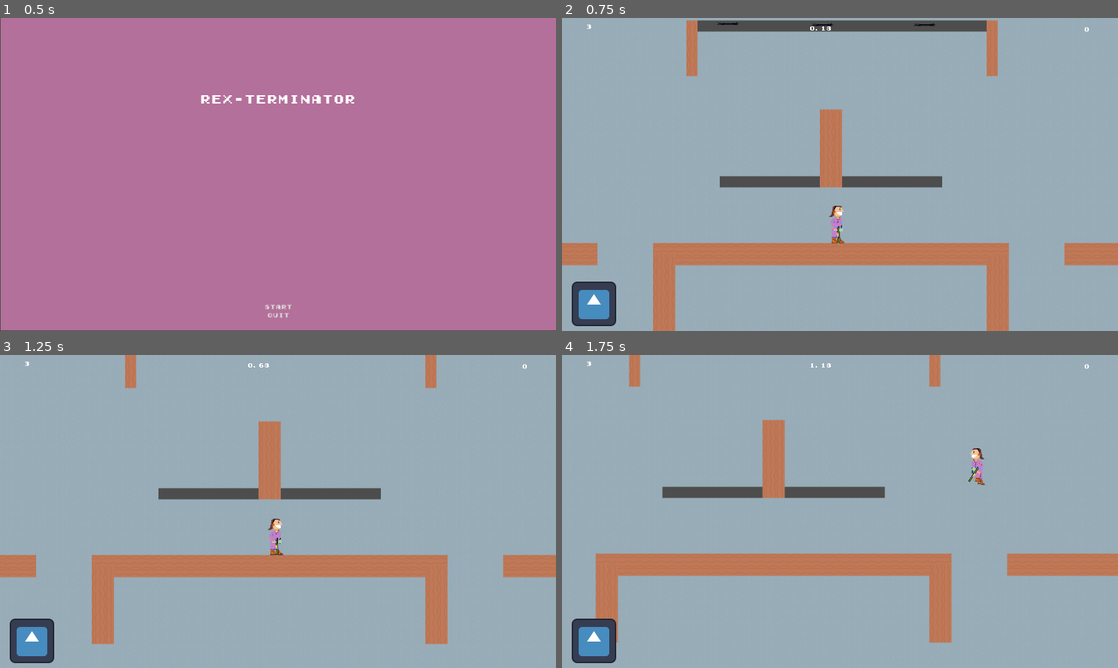
Above: before the commit, frames 1-4 (two rows, left to right).
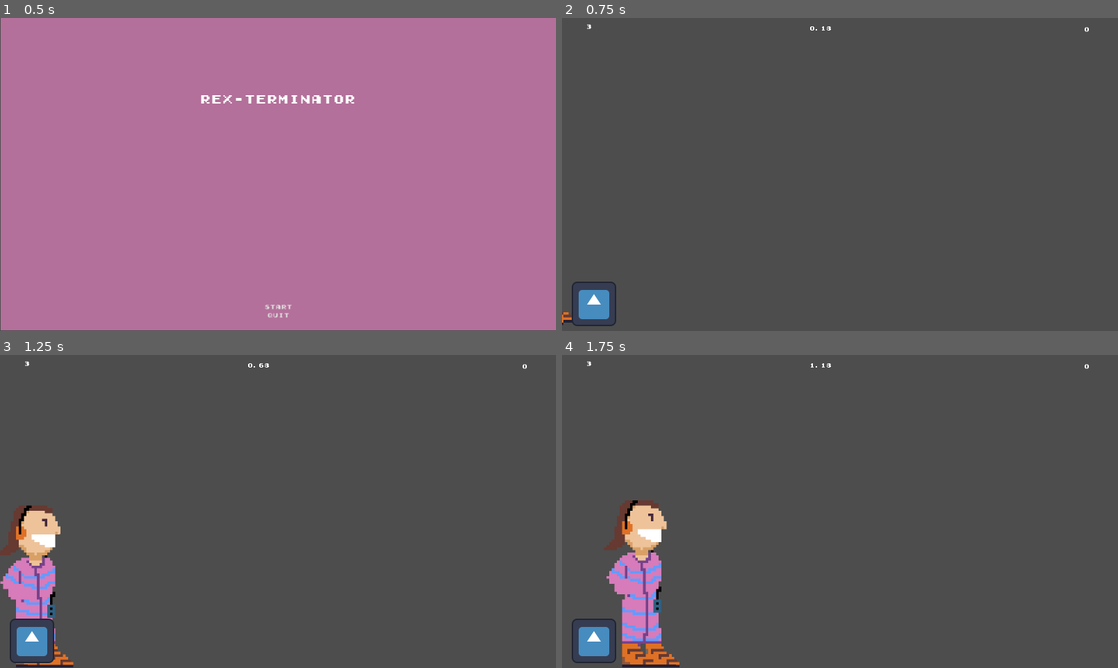
Above: after the commit, the same moments.

Repository: deruitda/ludum-dare-56
Game: Godot game, scene res://scenes/core/main.tscn
Same seed, same stepped clock (60 frames per second), same inputs: the game is played once before the commit and once after it. This scene is started directly instead of the project's main scene. The engine's default icon, where the game draws it, is replaced by a stand-in: a white triangle on a blue panel in a dark square. Sound files missing from this copy of the repository are replaced by a short silence.
Inputs (mouse positions are in pixels of both pictures, inside the frame that each line leads up to):
- Up to frame 1 (0.5 s): no input
- Up to frame 2 (0.75 s): click "Start" at 0.5 s
- Up to frame 3 (1.25 s): no input
- Up to frame 4 (1.75 s): move the mouse to (962, 495) at 1.27 s; hold D (move_right) from 1.28 s (still down); tap Shift (dash) at 1.35 s; tap Space (jump) at 1.52 s

Frame 1 is identical in both runs. In frame 2, 96% of the frame differs, in the area x 0-100%, y 0-100%; in frame 3, 98%; in frame 4, 98%.

Commit message:
shrinking and walking in

Diff:
--- a/globals/signal_bus.gd
+++ b/globals/signal_bus.gd
@@ -17,3 +17,5 @@
 signal enemy_died(name: String)
 
 signal set_new_checkpoint(new_checkpoint: Checkpoint)
+
+signal opening_cutscene_finished()
--- a/scenes/core/world.gd
+++ b/scenes/core/world.gd
@@ -2,10 +2,14 @@
 class_name World
 
 @export var current_level : PackedScene
-
+const OPENING_SCENE = preload("res://scenes/levels/opening_scene.tscn")
 # Called when the node enters the scene tree for the first time.
 func _ready() -> void:
-	SignalBus.start_game.connect(on_load_level) # Replace with function body.
+	SignalBus.start_game.connect(start_opening_cutscene) # Replace with function body.
+	SignalBus.opening_cutscene_finished.connect(start_opening_cutscene)
+
+func start_opening_cutscene():
+	add_child(OPENING_SCENE.instantiate())
 
 func on_load_level() -> void:
 	add_child(current_level.instantiate())
--- a/scenes/levels/opening_scene.gd
+++ b/scenes/levels/opening_scene.gd
@@ -3,8 +3,8 @@
 @onready var wait_timer: Timer
 
 
-var INITIAL_IDLE_TIME = 0.1
-var IDLE_BEFORE_PUTTING_IN_HEADPHONES = 0.2
+var INITIAL_IDLE_TIME = 2.0
+var IDLE_BEFORE_PUTTING_IN_HEADPHONES = 1.0
 
 # Called when the node enters the scene tree for the first time.
 func _ready() -> void:
@@ -52,3 +52,13 @@
 func _on_idle_before_shrink_timeout():
 	wait_timer.timeout.disconnect(_on_idle_before_shrink_timeout)
 	rex.set_is_shrinking(rex.scale)
+
+
+func _on_rex_done_shrinking() -> void:
+	wait_timer.timeout.connect(_on_done_walking_out_timeout)
+	wait_timer.start()
+	rex.start_walk(Vector2.RIGHT)
+
+func _on_done_walking_out_timeout():
+	wait_timer.timeout.disconnect(_on_done_walking_out_timeout)
+	SignalBus.opening_cutscene_finished.emit()
--- a/scenes/levels/opening_scene.tscn
+++ b/scenes/levels/opening_scene.tscn
@@ -11,3 +11,5 @@
 [node name="Rex" parent="." instance=ExtResource("2_po3f0")]
 position = Vector2(-997, 208)
 scale = Vector2(7.5, 7.5)
+
+[connection signal="done_shrinking" from="Rex" to="." method="_on_rex_done_shrinking"]
--- a/scenes/player/sprites/cut_scene_rex.gd
+++ b/scenes/player/sprites/cut_scene_rex.gd
@@ -35,8 +35,10 @@
 		position.y -= scale_step.y * collision_shape.shape.extents.y
 
 		# Stop shrinking when target size is reached
-		if scale == target_scale:
+		if scale - target_scale < Vector2(0.25, 0.25):
 			is_shrinking = false
+			done_shrinking.emit()
+
 	pass
 
 func start_walk(new_direction: Vector2):
--- a/scenes/player/sprites/cut_scene_rex.tscn
+++ b/scenes/player/sprites/cut_scene_rex.tscn
@@ -597,11 +597,13 @@
 script = ExtResource("1_tl7oj")
 
 [node name="UpperBody" type="AnimatedSprite2D" parent="."]
+z_index = 2
 sprite_frames = SubResource("SpriteFrames_c4bdg")
 animation = &"idle"
 autoplay = "idle"
 
 [node name="LowerBody" type="AnimatedSprite2D" parent="."]
+position = Vector2(3, 0)
 sprite_frames = SubResource("SpriteFrames_n4ibw")
 animation = &"idle"
 autoplay = "idle"
@@ -609,5 +611,6 @@
 [node name="Area2D" type="Area2D" parent="."]
 
 [node name="CollisionShape2D" type="CollisionShape2D" parent="Area2D"]
+visible = false
 position = Vector2(3, 0.5)
 shape = SubResource("RectangleShape2D_hvx5c")
